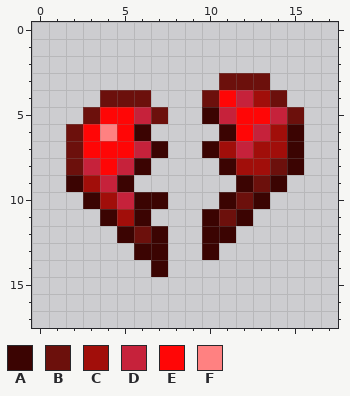
Two versions of one pixel-art sprite, src/main/resources/assets/chrysalis/textures/mob_effect/health_reduction.png. That is the earlier state.
The file is 18x18 pixels.
Palette (. is transparent): A #3b0402  B #6c100c  C #a10e0a  D #c6223b  E #ff0606  F #ff8181
And afterwards:
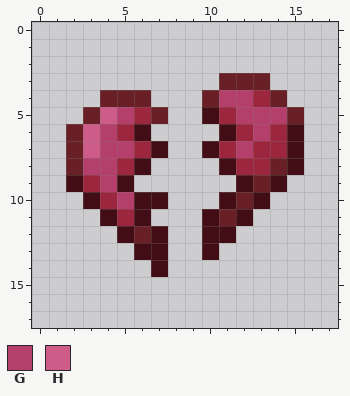
Colours new in this view: G #b53f6b  H #ce5c88
Log entry: Broken heart icon + tweaked health reduction icon
Changes in this commit:
colour A: #3b0402 -> #420d14
colour B: #6c100c -> #681f25
colour C: #a10e0a -> #9b263e
Changed rows in their new state; - is a pixel that keeps its letter.
first column x 3:
 4 --------GG--
 5 -HGC----CGGG
 6 HGC------CG-
 7 HGGC-----G--
 8 GGC---------
 9 -G----------
10 --G---------
Changed places in both pictures, as pixel boxes (x1, y1, x2, y2):
changed: (66, 73, 304, 277)
